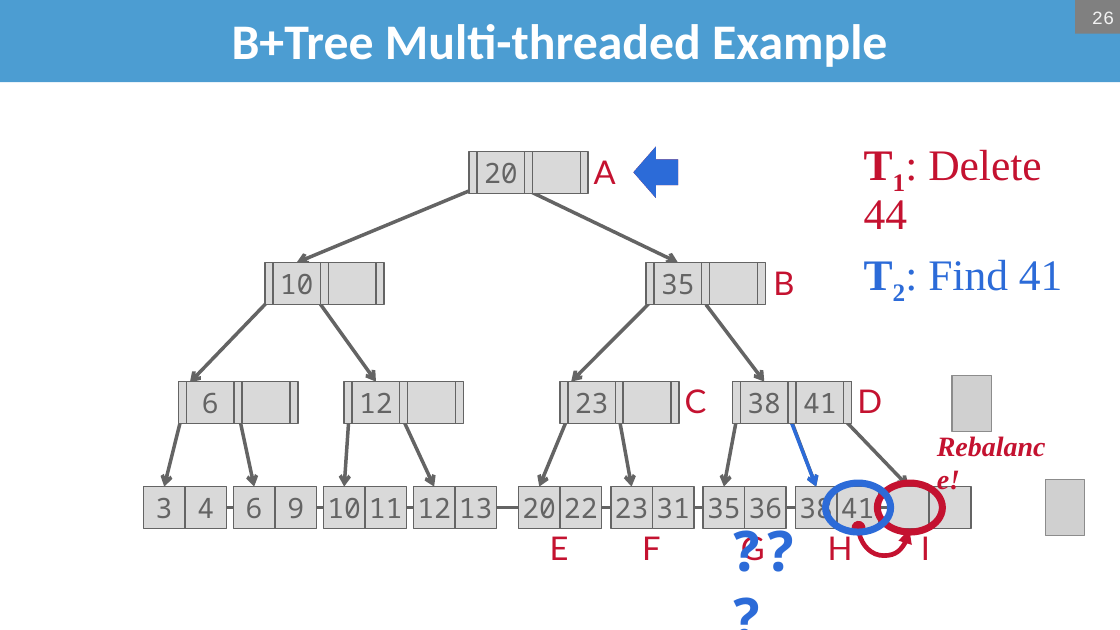
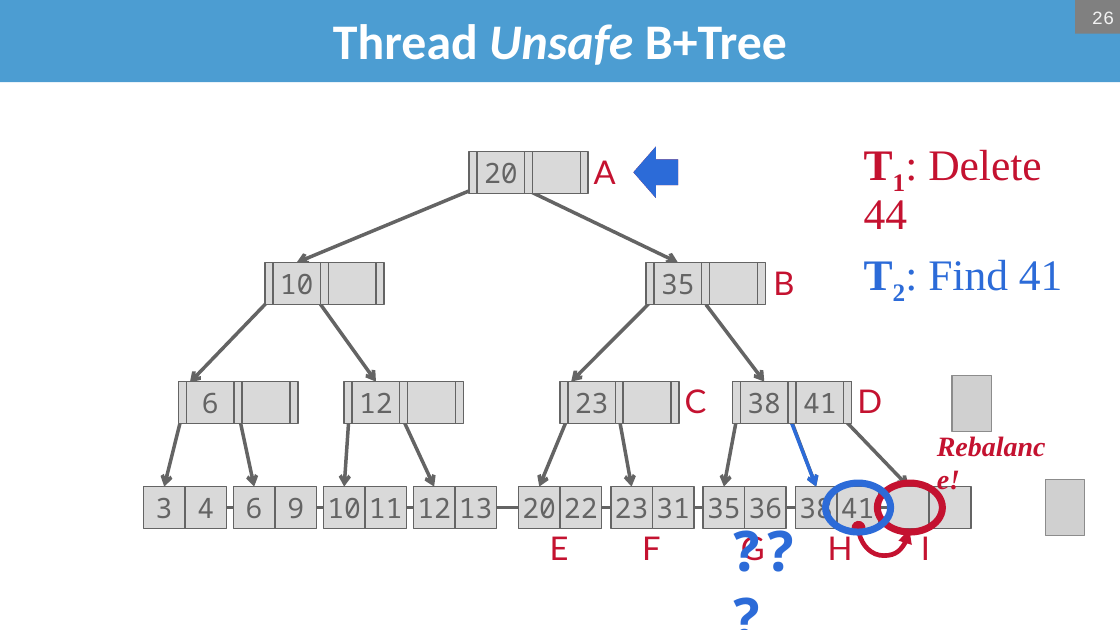
Before and after one commit to bsb20/bsb20.github.io, a slide deck: slide 26 of docs/421_f26/lectures/L08_concurrent_b_plus.pptx. Drawn at 1120x630 pixels with LibreOffice and Linux fonts; fonts in the diff are those of the drawing; grey boxes stand for pictures; background and template pictures are left out. Boxes give left, top, right and bottom in pixels: in the first picture for what was removed or moved away, otherwise in the second. Text is boxed around its words. In the diff, an @@ line names an element or a change of style, - is before the commit and + after.

```diff
--- a/docs/421_f26/lectures/L08_concurrent_b_plus.pptx
+++ b/docs/421_f26/lectures/L08_concurrent_b_plus.pptx
@@ title at box(333, 24, 787, 65): text changed @@
-B+Tree Multi-threaded Example
+Thread Unsafe B+Tree
```
Also in this commit, not shown: 5 other slides changed, 1 other file.
